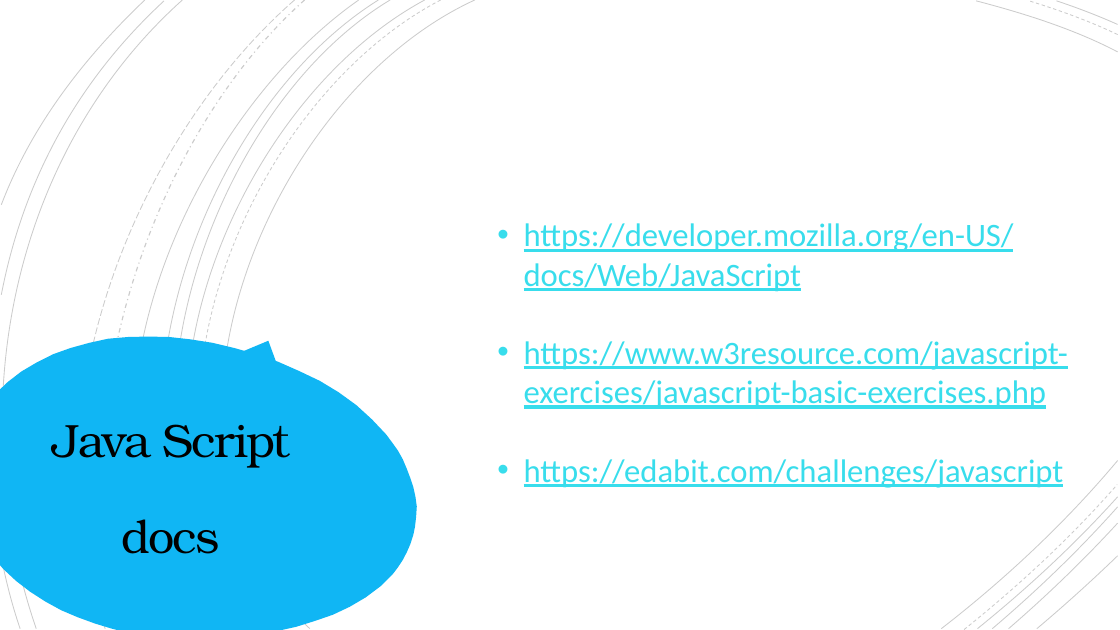
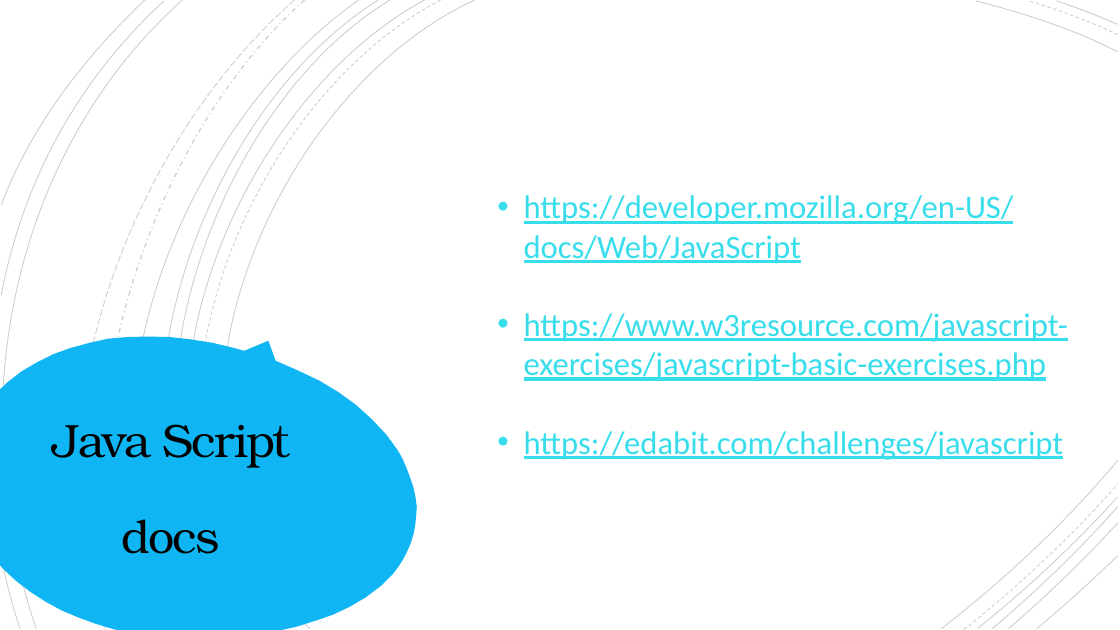
Before and after one commit to venkatch669/ashokit-august-23, a slide deck: slide 16 of javascript/Javascript_1.pptx. Drawn at 1120x630 pixels with LibreOffice and Linux fonts; fonts in the diff are those of the drawing. Boxes give left, top, right and bottom in pixels: in the first picture for what was removed or moved away, otherwise in the second. Text is boxed around its words. In the diff, an @@ line names an element or a change of style, - is before the commit and + after.

Commit message:
javascript variables and datatypes

```diff
--- a/javascript/Javascript_1.pptx
+++ b/javascript/Javascript_1.pptx
@@ text "https://developer.mozilla.org/en-US/docs/Web/JavaScript": place and size @@
-text "https://developer.mozilla.org/en-US/docs/Web/JavaScript" at box(524, 223, 1068, 488)
+text "https://developer.mozilla.org/en-US/docs/Web/JavaScript" at box(524, 195, 1068, 460)
```
Also in this commit, not shown: 1 other slide changed, 4 other files.
